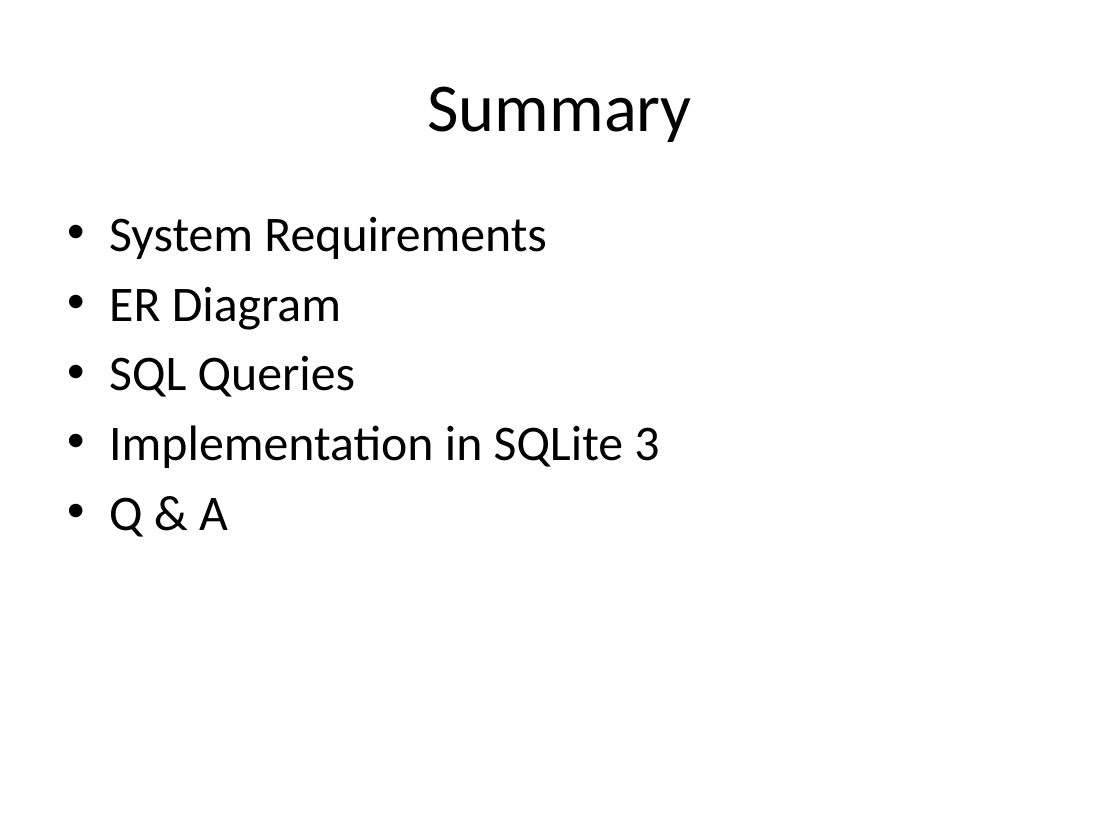
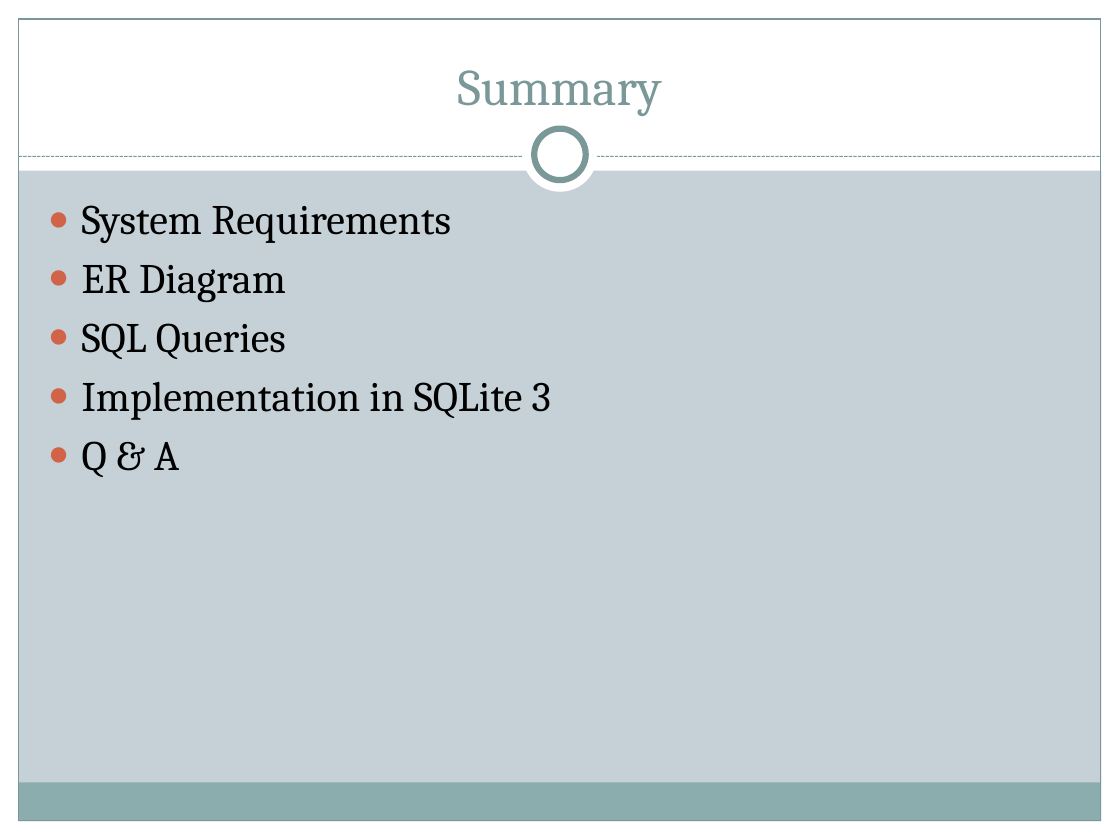
Before and after one commit to gwalda19/hairy-wookie, a slide deck: slide 2 of Minibase/FinalProject/FinalPresentation.pptx. Drawn at 1120x840 pixels with LibreOffice and Linux fonts; fonts in the diff are those of the drawing. Boxes give left, top, right and bottom in pixels: in the first picture for what was removed or moved away, otherwise in the second. Text is boxed around its words. In the diff, an @@ line names an element or a change of style, - is before the commit and + after.

```diff
--- a/Minibase/FinalProject/FinalPresentation.pptx
+++ b/Minibase/FinalProject/FinalPresentation.pptx
@@ background #FFFFFF to #C5D1D7 @@
@@ rectangle added at bbox=[0, 0, 1120, 170], fill #FFFFFF @@
@@ rectangle added at bbox=[0, 0, 19, 840], fill #FFFFFF @@
@@ rectangle added at bbox=[19, 19, 1101, 821], outline #7C999A 0.75 pt @@
@@ title "Summary": place and size @@
-title "Summary" at bbox=[427, 86, 691, 142]
+title "Summary" at bbox=[458, 70, 662, 116]
@@ title "Summary" at bbox=[458, 70, 662, 116]: size 44 to 33 pt, font Calibri to Cambria, text colour #000000 to #7C999A; vertical alignment middle to bottom @@
@@ rectangle added at bbox=[1101, 0, 1120, 840], fill #FFFFFF @@
@@ ellipse added at bbox=[523, 118, 598, 193], fill #FFFFFF @@
@@ ellipse added at bbox=[534, 129, 586, 180], fill #FFFFFF, outline #7C999A 4 pt @@
@@ line added from (19, 157) to (1101, 157), #7C999A 0.75 pt dashed @@
@@ text "System Requirements": place and size @@
-text "System Requirements" at bbox=[109, 216, 659, 537]
+text "System Requirements" at bbox=[82, 205, 551, 477]
@@ text "System Requirements" at bbox=[82, 205, 551, 477]: size 32 to 27 pt, font Calibri to Cambria; bullet • to ●; less space between paragraphs @@
@@ rectangle added at bbox=[18, 783, 1100, 821], fill #8CADAE @@
@@ rectangle added at bbox=[0, 821, 1120, 840], fill #FFFFFF @@
```
Also in this commit, not shown: 12 other slides changed, 8 slides added, 6 slides removed.
